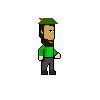
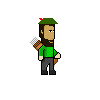
Layers edited between the first and the second (100, 100) image:
added layer "Layer 11" over (30, 37, 58, 65)
